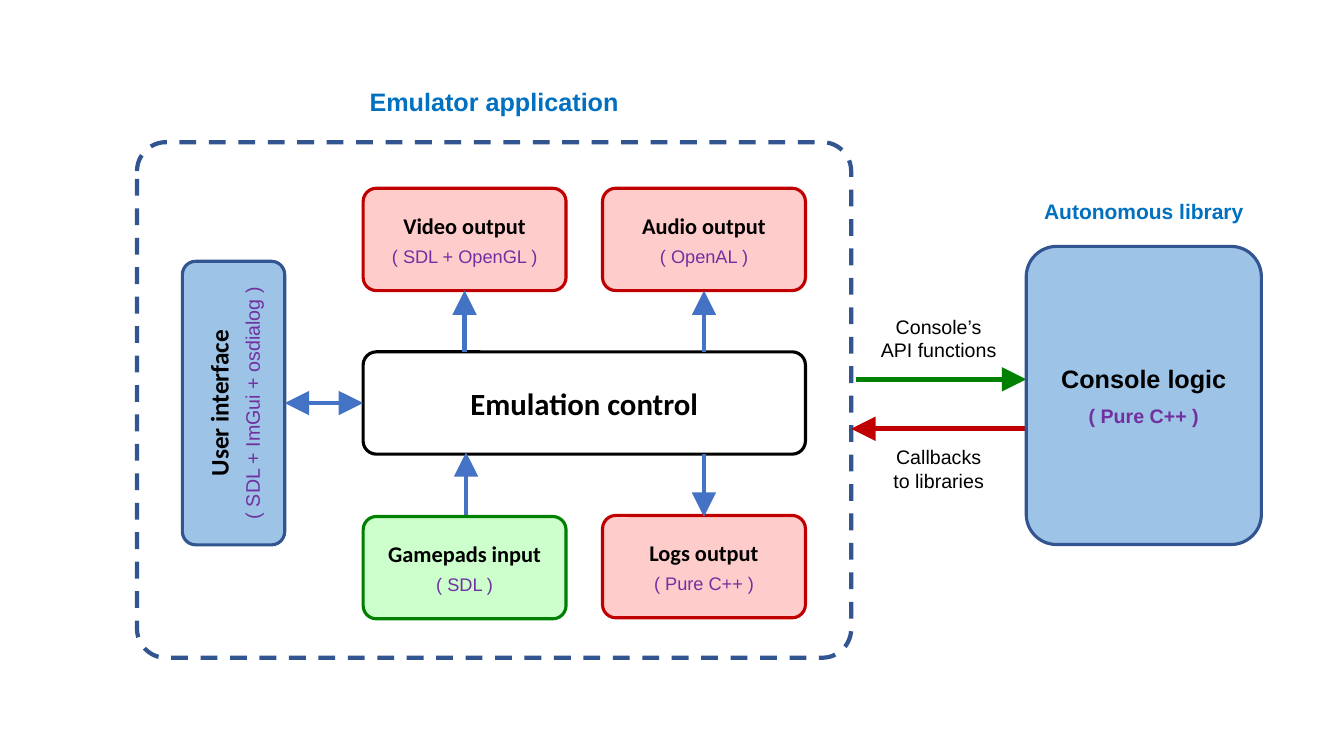
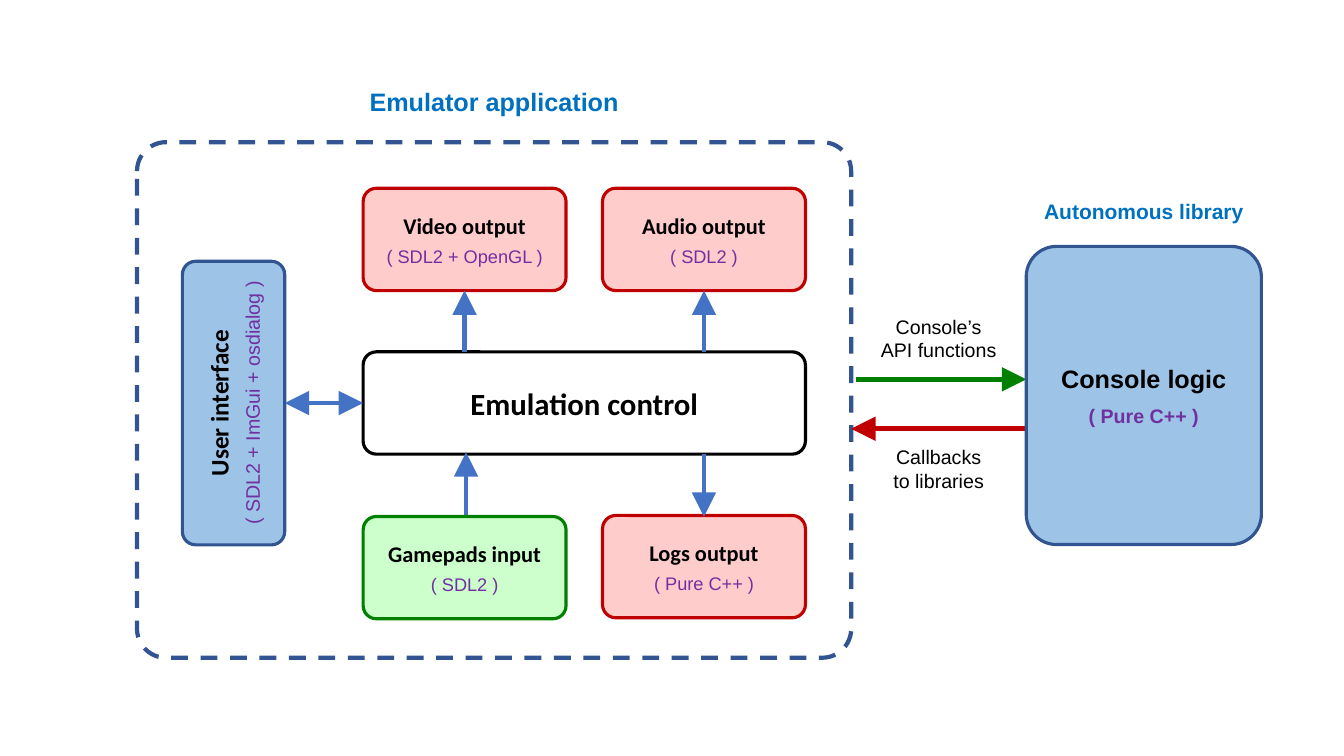
Before and after one commit to vircon32/ComputerSoftware, a slide deck: slide 1 of DesktopEmulator/Emulator/Documents/Emulator architecture.pptx. Drawn at 1344x756 pixels with LibreOffice and Linux fonts; fonts in the diff are those of the drawing. Boxes give left, top, right and bottom in pixels: in the first picture for what was removed or moved away, otherwise in the second. Text is boxed around its words. In the diff, an @@ line names an element or a change of style, - is before the commit and + after.

```diff
--- a/DesktopEmulator/Emulator/Documents/Emulator architecture.pptx
+++ b/DesktopEmulator/Emulator/Documents/Emulator architecture.pptx
@@ text in rounded rectangle at [398, 250, 533, 267]: text changed @@
-( SDL + OpenGL )
+( SDL2 + OpenGL )
@@ text in rounded rectangle at [681, 250, 726, 263]: text changed @@
-( OpenAL )
+( SDL2 )
@@ text in rounded rectangle at [242, 300, 264, 511]: text changed @@
-( SDL + ImGui + osdialog )
+( SDL2 + ImGui + osdialog )
@@ text in rounded rectangle at [442, 578, 487, 591]: text changed @@
-( SDL )
+( SDL2 )
```
Also in this commit, not shown: 5 other files.
